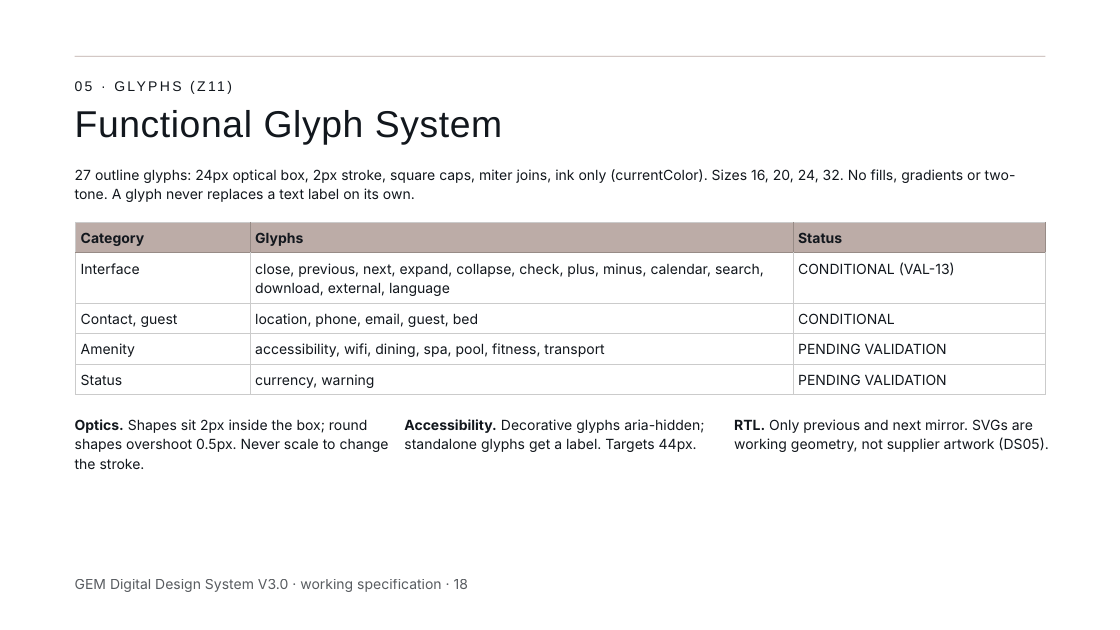
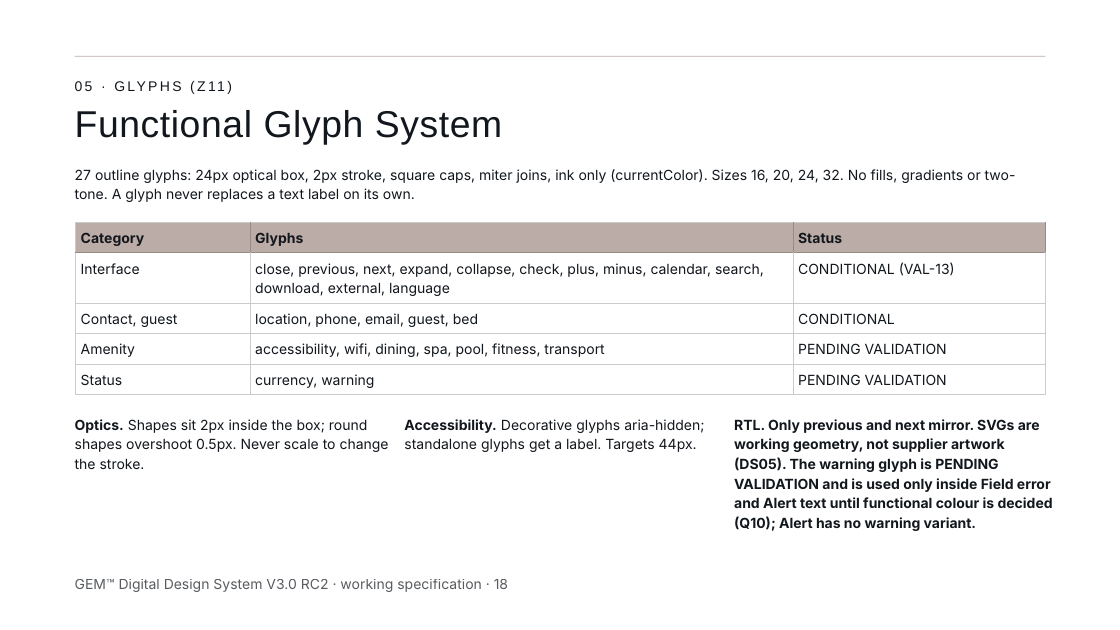
Before and after one commit to mashaelalh/GEM, a slide deck: slide 18 of PartB_RC2/01_source/B-RC2.pptx. Drawn at 1120x630 pixels with LibreOffice and Linux fonts; fonts in the diff are those of the drawing. Boxes give left, top, right and bottom in pixels: in the first picture for what was removed or moved away, otherwise in the second. Text is boxed around its words. In the diff, an @@ line names an element or a change of style, - is before the commit and + after.

```diff
--- a/PartB_RC2/01_source/B-RC2.pptx
+++ b/PartB_RC2/01_source/B-RC2.pptx
@@ text at (x1=734, y1=419, x2=1053, y2=531): text changed; bold on @@
-RTL. Only previous and next mirror. SVGs are working geometry, not supplier artwork (DS05).
+RTL. Only previous and next mirror. SVGs are working geometry, not supplier artwork (DS05). The warning glyph is PENDING VALIDATION and is used only inside Field error and Alert text until functional colour is decided (Q10); Alert has no warning variant.
@@ text at (x1=75, y1=579, x2=508, y2=592): text changed @@
-GEM Digital Design System V3.0 · working specification · 18
+GEM™ Digital Design System V3.0 RC2 · working specification · 18
```
Also in this commit, not shown: 33 other slides changed.
